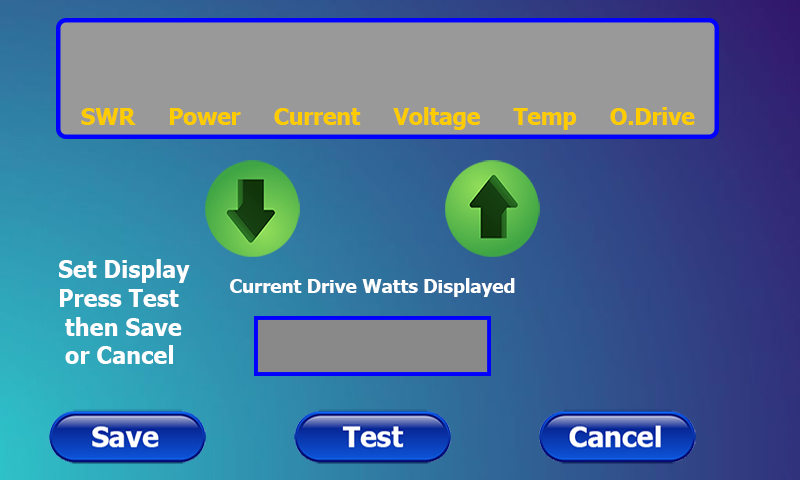
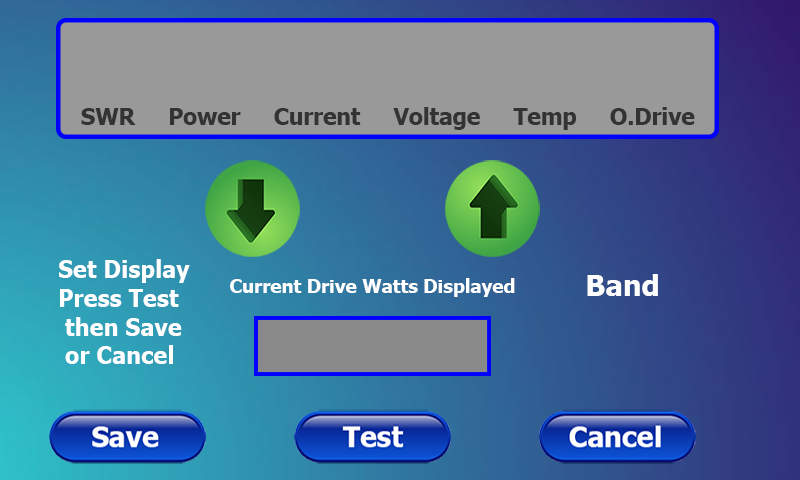
Before/after of a 800px x 480px layered artwork. What changed in the layer stack:
added layer "Band" (1st of 2) above "SWR Power Current Voltage Temp O.Drive" over [left=587, top=274, right=658, bottom=296]
painted on "SWR Power Current Voltage Temp O.Drive" (1st of 2) over [left=81, top=107, right=695, bottom=130]